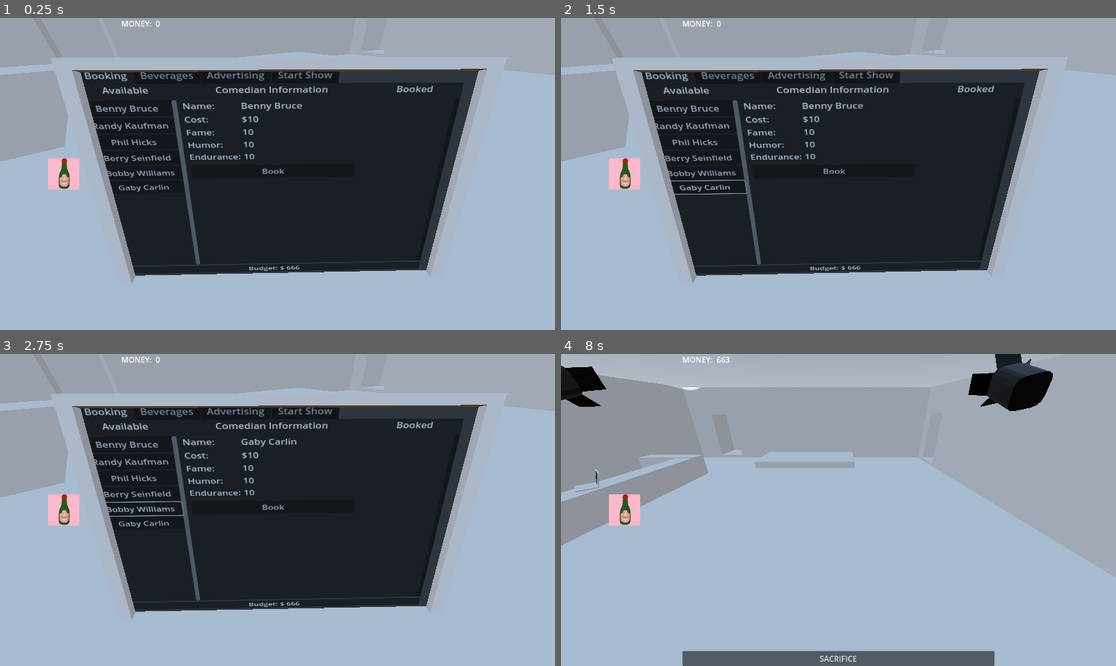
Above: before the commit, frames 1-4 (two rows, left to right).
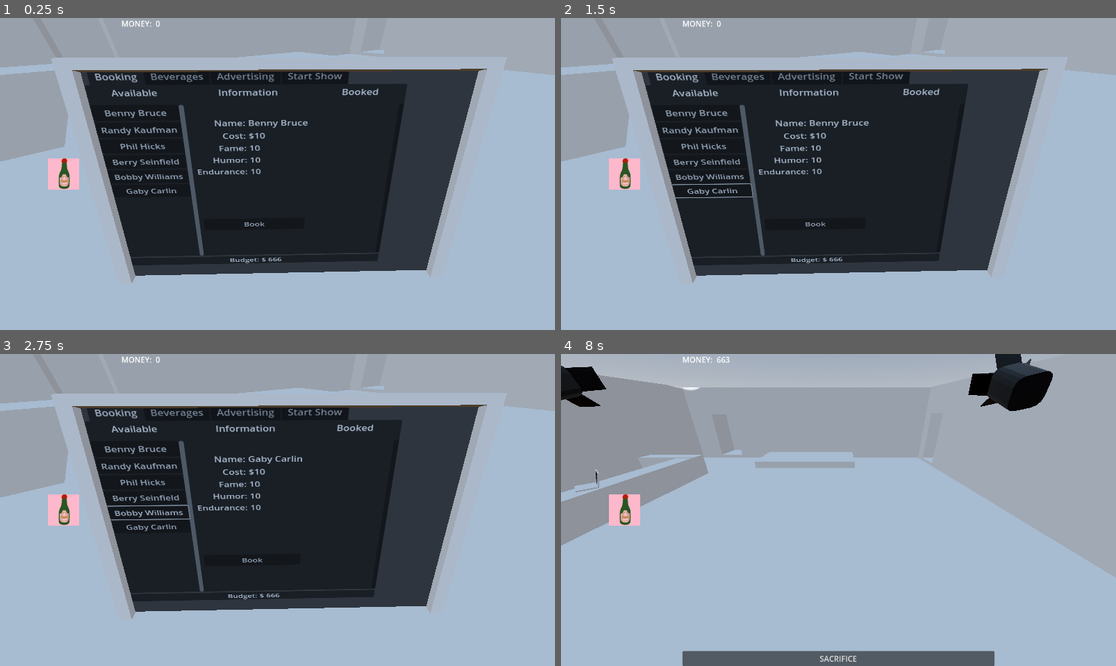
Above: after the commit, the same moments.

Repository: ChrisWhatever1980/ggj24-funny-business
Game: Godot game, scene res://scenes/building.tscn
Same seed, same stepped clock (60 frames per second), same inputs: the game is played once before the commit and once after it.
Inputs (mouse positions are in pixels of both pictures, inside the frame that each line leads up to):
- Up to frame 1 (0.25 s): no input
- Up to frame 2 (1.5 s): tap Enter at 0.5 s; drag from (622, 174) to (888, 177) at 0.52 s; drag from (727, 189) to (888, 177) at 1.27 s
- Up to frame 3 (2.75 s): move the mouse to (333, 441) at 2.02 s; hold Up (ui_up) from 2.03 s (still down); click (333, 441) at 2.1 s
- Up to frame 4 (8 s): release Up (ui_up) at 2.75 s; tap Space at 2.75, 5.75, 7.25 s; drag from (810, 572) to (622, 510) at 2.77 s; tap Enter at 3.5, 6.5 s; move the mouse to (1005, 556) at 3.52 s; hold Down (ui_down) 3.53-4.25 s; click (1005, 556) at 3.6 s; drag from (672, 463) to (755, 432) at 4.27 s; click "SACRIFICE" at 5 s; move the mouse to (866, 510) at 5.77 s; hold Down (ui_down) 5.78-6.5 s; click (866, 510) at 5.85 s; drag from (755, 432) to (727, 525) at 6.52 s; move the mouse to (960, 494) at 7.27 s; hold Up (ui_up) from 7.28 s (still down); click (960, 494) at 7.35 s

The runs differ from the first frame. In frame 1, 11% of the frame differs, in the area x 14-84%, y 17-82%; in frame 2, 11%; in frame 3, 11%; in frame 4, less than 0.1%.

Commit message:
minor tweak

Diff:
--- a/dev/scenes/laptop/laptop_ui.tscn
+++ b/dev/scenes/laptop/laptop_ui.tscn
@@ -1,34 +1,41 @@
-[gd_scene load_steps=5 format=3 uid="uid://bi62kfqbonnfa"]
+[gd_scene load_steps=7 format=3 uid="uid://bi62kfqbonnfa"]
 
 [ext_resource type="Script" path="res://scenes/laptop/laptop_ui.gd" id="1_tslm7"]
 [ext_resource type="PackedScene" uid="uid://cnbrgdpwqhxh8" path="res://scenes/laptop/comedian_button.tscn" id="3_j5rwd"]
 [ext_resource type="Script" path="res://scenes/laptop/booking_button.gd" id="3_xcsk7"]
 [ext_resource type="Script" path="res://scenes/laptop/start_show_button.gd" id="4_gnypp"]
+[ext_resource type="Script" path="res://scenes/laptop/BeverageShop.gd" id="4_utcwm"]
+[ext_resource type="Script" path="res://scenes/laptop/AdvertisingShop.gd" id="5_yaj07"]
 
 [node name="Laptop UI" type="Node2D" node_paths=PackedStringArray("available_buttons", "booked_buttons", "stats_container", "book_button", "start_button")]
-position = Vector2(-139, 7)
 script = ExtResource("1_tslm7")
 available_buttons = NodePath("Container/VBoxContainer/TabContainer/Booking/HBoxContainer/Comedians/ScrollContainer/Buttons")
 booked_buttons = NodePath("Container/VBoxContainer/TabContainer/Booking/HBoxContainer/Booked/ScrollContainer/Buttons")
-stats_container = NodePath("Container/VBoxContainer/TabContainer/Booking/HBoxContainer/Infos/HBoxContainer/Stats")
-book_button = NodePath("Container/VBoxContainer/TabContainer/Booking/HBoxContainer/Infos/Button")
+stats_container = NodePath("Container/VBoxContainer/TabContainer/Booking/HBoxContainer/Infos/VBoxContainer/HBoxContainer/Stats")
+book_button = NodePath("Container/VBoxContainer/TabContainer/Booking/HBoxContainer/Infos/VBoxContainer2/Button")
 start_button = NodePath("Container/VBoxContainer/TabContainer/Start Show/HBoxContainer/Start Button")
 
 [node name="Container" type="AspectRatioContainer" parent="."]
-offset_left = 134.0
-offset_top = 1.0
-offset_right = 734.0
-offset_bottom = 501.0
+anchors_preset = 15
+anchor_right = 1.0
+anchor_bottom = 1.0
+offset_left = 10.0
+offset_top = 10.0
+offset_right = 510.0
+offset_bottom = 480.0
+grow_horizontal = 2
+grow_vertical = 2
 size_flags_horizontal = 4
+alignment_horizontal = 0
+alignment_vertical = 0
 metadata/_edit_group_ = true
 
 [node name="VBoxContainer" type="VBoxContainer" parent="Container"]
-custom_minimum_size = Vector2(500, 500)
-layout_mode = 2
-alignment = 1
+custom_minimum_size = Vector2(300, 400)
+layout_mode = 2
 
 [node name="TabContainer" type="TabContainer" parent="Container/VBoxContainer"]
-custom_minimum_size = Vector2(600, 0)
+custom_minimum_size = Vector2(450, 0)
 layout_mode = 2
 size_flags_vertical = 3
 
@@ -40,13 +47,15 @@
 size_flags_vertical = 3
 
 [node name="Comedians" type="VBoxContainer" parent="Container/VBoxContainer/TabContainer/Booking/HBoxContainer"]
-custom_minimum_size = Vector2(150, 0)
+custom_minimum_size = Vector2(145, 0)
 layout_mode = 2
 
 [node name="Label" type="Label" parent="Container/VBoxContainer/TabContainer/Booking/HBoxContainer/Comedians"]
+custom_minimum_size = Vector2(0, 30)
 layout_mode = 2
 text = "Available"
 horizontal_alignment = 1
+vertical_alignment = 1
 
 [node name="VSplitContainer" type="VSplitContainer" parent="Container/VBoxContainer/TabContainer/Booking/HBoxContainer/Comedians"]
 layout_mode = 2
@@ -69,71 +78,90 @@
 size_flags_horizontal = 3
 
 [node name="Label" type="Label" parent="Container/VBoxContainer/TabContainer/Booking/HBoxContainer/Infos"]
+custom_minimum_size = Vector2(0, 30)
 layout_mode = 2
 size_flags_vertical = 1
-text = "Comedian Information"
-horizontal_alignment = 1
+text = "Information"
+horizontal_alignment = 1
+vertical_alignment = 1
 
 [node name="VSplitContainer" type="VSplitContainer" parent="Container/VBoxContainer/TabContainer/Booking/HBoxContainer/Infos"]
 layout_mode = 2
 
-[node name="HBoxContainer" type="HBoxContainer" parent="Container/VBoxContainer/TabContainer/Booking/HBoxContainer/Infos"]
-layout_mode = 2
-
-[node name="Labels" type="VBoxContainer" parent="Container/VBoxContainer/TabContainer/Booking/HBoxContainer/Infos/HBoxContainer"]
+[node name="VBoxContainer" type="VBoxContainer" parent="Container/VBoxContainer/TabContainer/Booking/HBoxContainer/Infos"]
+layout_mode = 2
+size_flags_vertical = 3
+
+[node name="HBoxContainer" type="HBoxContainer" parent="Container/VBoxContainer/TabContainer/Booking/HBoxContainer/Infos/VBoxContainer"]
+layout_mode = 2
+size_flags_vertical = 3
+
+[node name="Labels" type="VBoxContainer" parent="Container/VBoxContainer/TabContainer/Booking/HBoxContainer/Infos/VBoxContainer/HBoxContainer"]
 layout_mode = 2
 size_flags_horizontal = 0
-
-[node name="Name" type="Label" parent="Container/VBoxContainer/TabContainer/Booking/HBoxContainer/Infos/HBoxContainer/Labels"]
+alignment = 1
+
+[node name="Name" type="Label" parent="Container/VBoxContainer/TabContainer/Booking/HBoxContainer/Infos/VBoxContainer/HBoxContainer/Labels"]
 layout_mode = 2
 text = "Name:"
-
-[node name="Cost" type="Label" parent="Container/VBoxContainer/TabContainer/Booking/HBoxContainer/Infos/HBoxContainer/Labels"]
+horizontal_alignment = 2
+
+[node name="Cost" type="Label" parent="Container/VBoxContainer/TabContainer/Booking/HBoxContainer/Infos/VBoxContainer/HBoxContainer/Labels"]
 layout_mode = 2
 text = "Cost:
 "
-
-[node name="Fame" type="Label" parent="Container/VBoxContainer/TabContainer/Booking/HBoxContainer/Infos/HBoxContainer/Labels"]
+horizontal_alignment = 2
+
+[node name="Fame" type="Label" parent="Container/VBoxContainer/TabContainer/Booking/HBoxContainer/Infos/VBoxContainer/HBoxContainer/Labels"]
 layout_mode = 2
 text = "Fame:"
-
-[node name="Comedy" type="Label" parent="Container/VBoxContainer/TabContainer/Booking/HBoxContainer/Infos/HBoxContainer/Labels"]
+horizontal_alignment = 2
+
+[node name="Comedy" type="Label" parent="Container/VBoxContainer/TabContainer/Booking/HBoxContainer/Infos/VBoxContainer/HBoxContainer/Labels"]
 layout_mode = 2
 text = "Humor:"
-
-[node name="Endurance" type="Label" parent="Container/VBoxContainer/TabContainer/Booking/HBoxContainer/Infos/HBoxContainer/Labels"]
+horizontal_alignment = 2
+
+[node name="Endurance" type="Label" parent="Container/VBoxContainer/TabContainer/Booking/HBoxContainer/Infos/VBoxContainer/HBoxContainer/Labels"]
 layout_mode = 2
 text = "Endurance:"
-
-[node name="Stats" type="VBoxContainer" parent="Container/VBoxContainer/TabContainer/Booking/HBoxContainer/Infos/HBoxContainer"]
+horizontal_alignment = 2
+
+[node name="Stats" type="VBoxContainer" parent="Container/VBoxContainer/TabContainer/Booking/HBoxContainer/Infos/VBoxContainer/HBoxContainer"]
 layout_mode = 2
 size_flags_horizontal = 2
-
-[node name="Name" type="Label" parent="Container/VBoxContainer/TabContainer/Booking/HBoxContainer/Infos/HBoxContainer/Stats"]
+alignment = 1
+
+[node name="Name" type="Label" parent="Container/VBoxContainer/TabContainer/Booking/HBoxContainer/Infos/VBoxContainer/HBoxContainer/Stats"]
 layout_mode = 2
 text = "Comedian 1
 "
 
-[node name="Cost" type="Label" parent="Container/VBoxContainer/TabContainer/Booking/HBoxContainer/Infos/HBoxContainer/Stats"]
+[node name="Cost" type="Label" parent="Container/VBoxContainer/TabContainer/Booking/HBoxContainer/Infos/VBoxContainer/HBoxContainer/Stats"]
 layout_mode = 2
 text = "$ 10"
 
-[node name="Fame" type="Label" parent="Container/VBoxContainer/TabContainer/Booking/HBoxContainer/Infos/HBoxContainer/Stats"]
+[node name="Fame" type="Label" parent="Container/VBoxContainer/TabContainer/Booking/HBoxContainer/Infos/VBoxContainer/HBoxContainer/Stats"]
 layout_mode = 2
 text = "10"
 
-[node name="Comedy" type="Label" parent="Container/VBoxContainer/TabContainer/Booking/HBoxContainer/Infos/HBoxContainer/Stats"]
+[node name="Comedy" type="Label" parent="Container/VBoxContainer/TabContainer/Booking/HBoxContainer/Infos/VBoxContainer/HBoxContainer/Stats"]
 layout_mode = 2
 text = "10"
 
-[node name="Endurance" type="Label" parent="Container/VBoxContainer/TabContainer/Booking/HBoxContainer/Infos/HBoxContainer/Stats"]
+[node name="Endurance" type="Label" parent="Container/VBoxContainer/TabContainer/Booking/HBoxContainer/Infos/VBoxContainer/HBoxContainer/Stats"]
 layout_mode = 2
 text = "10"
 
 [node name="VSplitContainer2" type="VSplitContainer" parent="Container/VBoxContainer/TabContainer/Booking/HBoxContainer/Infos"]
 layout_mode = 2
 
-[node name="Button" parent="Container/VBoxContainer/TabContainer/Booking/HBoxContainer/Infos" instance=ExtResource("3_j5rwd")]
+[node name="VBoxContainer2" type="VBoxContainer" parent="Container/VBoxContainer/TabContainer/Booking/HBoxContainer/Infos"]
+layout_mode = 2
+size_flags_vertical = 3
+alignment = 1
+
+[node name="Button" parent="Container/VBoxContainer/TabContainer/Booking/HBoxContainer/Infos/VBoxContainer2" instance=ExtResource("3_j5rwd")]
 layout_mode = 2
 script = ExtResource("3_xcsk7")
 
@@ -141,13 +169,15 @@
 layout_mode = 2
 
 [node name="Booked" type="VBoxContainer" parent="Container/VBoxContainer/TabContainer/Booking/HBoxContainer"]
-custom_minimum_size = Vector2(150, 0)
+custom_minimum_size = Vector2(145, 0)
 layout_mode = 2
 
 [node name="Label" type="Label" parent="Container/VBoxContainer/TabContainer/Booking/HBoxContainer/Booked"]
+custom_minimum_size = Vector2(0, 30)
 layout_mode = 2
 text = "Booked"
 horizontal_alignment = 1
+vertical_alignment = 1
 
 [node name="VSplitContainer" type="VSplitContainer" parent="Container/VBoxContainer/TabContainer/Booking/HBoxContainer/Booked"]
 layout_mode = 2
@@ -162,19 +192,226 @@
 layout_mode = 2
 size_flags_horizontal = 3
 
-[node name="Beverages" type="VBoxContainer" parent="Container/VBoxContainer/TabContainer"]
+[node name="Beverages" type="VBoxContainer" parent="Container/VBoxContainer/TabContainer" node_paths=PackedStringArray("buyBeer", "sellBeer", "increaseBeerPrice", "decreaseBeerPrice", "beerStock", "beerBuy", "beerPrice")]
 visible = false
 layout_mode = 2
-
-[node name="HBoxContainer" type="HBoxContainer" parent="Container/VBoxContainer/TabContainer/Beverages"]
-layout_mode = 2
-
-[node name="Advertising" type="VBoxContainer" parent="Container/VBoxContainer/TabContainer"]
+script = ExtResource("4_utcwm")
+buyBeer = NodePath("Shop/Values/HBoxContainer/BuyButton")
+sellBeer = NodePath("Shop/Values/HBoxContainer/SellButton")
+increaseBeerPrice = NodePath("Prices/HBoxContainer2/HBoxContainer/IncreaseButton")
+decreaseBeerPrice = NodePath("Prices/HBoxContainer2/HBoxContainer/DecreaseButton")
+beerStock = NodePath("Shop/Values/Stock")
+beerBuy = NodePath("Shop/Values/HBoxContainer/BuyAmount")
+beerPrice = NodePath("Prices/HBoxContainer2/HBoxContainer/Price")
+
+[node name="Shop" type="VBoxContainer" parent="Container/VBoxContainer/TabContainer/Beverages"]
+layout_mode = 2
+
+[node name="Labels" type="HBoxContainer" parent="Container/VBoxContainer/TabContainer/Beverages/Shop"]
+layout_mode = 2
+
+[node name="Beverage" type="Label" parent="Container/VBoxContainer/TabContainer/Beverages/Shop/Labels"]
+layout_mode = 2
+size_flags_horizontal = 3
+text = "Beverage"
+
+[node name="Price" type="Label" parent="Container/VBoxContainer/TabContainer/Beverages/Shop/Labels"]
+layout_mode = 2
+size_flags_horizontal = 3
+text = "Price"
+
+[node name="Stock" type="Label" parent="Container/VBoxContainer/TabContainer/Beverages/Shop/Labels"]
+layout_mode = 2
+size_flags_horizontal = 3
+text = "Stock"
+
+[node name="Buy" type="Label" parent="Container/VBoxContainer/TabContainer/Beverages/Shop/Labels"]
+layout_mode = 2
+size_flags_horizontal = 3
+text = "Buy"
+horizontal_alignment = 1
+
+[node name="Values" type="HBoxContainer" parent="Container/VBoxContainer/TabContainer/Beverages/Shop"]
+layout_mode = 2
+
+[node name="Beverage" type="Label" parent="Container/VBoxContainer/TabContainer/Beverages/Shop/Values"]
+layout_mode = 2
+size_flags_horizontal = 3
+text = "Beer"
+
+[node name="Price" type="Label" parent="Container/VBoxContainer/TabContainer/Beverages/Shop/Values"]
+layout_mode = 2
+size_flags_horizontal = 3
+text = "$ 1"
+
+[node name="Stock" type="Label" parent="Container/VBoxContainer/TabContainer/Beverages/Shop/Values"]
+layout_mode = 2
+size_flags_horizontal = 3
+text = "21"
+
+[node name="HBoxContainer" type="HBoxContainer" parent="Container/VBoxContainer/TabContainer/Beverages/Shop/Values"]
+layout_mode = 2
+size_flags_horizontal = 3
+
+[node name="BuyButton" type="Button" parent="Container/VBoxContainer/TabContainer/Beverages/Shop/Values/HBoxContainer"]
+custom_minimum_size = Vector2(30, 0)
+layout_mode = 2
+text = "+"
+
+[node name="BuyAmount" type="Label" parent="Container/VBoxContainer/TabContainer/Beverages/Shop/Values/HBoxContainer"]
+layout_mode = 2
+size_flags_horizontal = 3
+text = "0"
+horizontal_alignment = 1
+
+[node name="SellButton" type="Button" parent="Container/VBoxContainer/TabContainer/Beverages/Shop/Values/HBoxContainer"]
+custom_minimum_size = Vector2(30, 0)
+layout_mode = 2
+text = "-"
+
+[node name="Spacer" type="Label" parent="Container/VBoxContainer/TabContainer/Beverages"]
+layout_mode = 2
+size_flags_horizontal = 3
+
+[node name="Prices" type="VBoxContainer" parent="Container/VBoxContainer/TabContainer/Beverages"]
+layout_mode = 2
+
+[node name="HBoxContainer" type="HBoxContainer" parent="Container/VBoxContainer/TabContainer/Beverages/Prices"]
+layout_mode = 2
+
+[node name="Spacer" type="Label" parent="Container/VBoxContainer/TabContainer/Beverages/Prices/HBoxContainer"]
+layout_mode = 2
+size_flags_horizontal = 3
+
+[node name="Spacer2" type="Label" parent="Container/VBoxContainer/TabContainer/Beverages/Prices/HBoxContainer"]
+layout_mode = 2
+size_flags_horizontal = 3
+
+[node name="Price" type="Label" parent="Container/VBoxContainer/TabContainer/Beverages/Prices/HBoxContainer"]
+layout_mode = 2
+size_flags_horizontal = 3
+text = "Sell Price"
+horizontal_alignment = 1
+
+[node name="HBoxContainer2" type="HBoxContainer" parent="Container/VBoxContainer/TabContainer/Beverages/Prices"]
+layout_mode = 2
+
+[node name="Spacer2" type="Label" parent="Container/VBoxContainer/TabContainer/Beverages/Prices/HBoxContainer2"]
+layout_mode = 2
+size_flags_horizontal = 3
+
+[node name="Beverage" type="Label" parent="Container/VBoxContainer/TabContainer/Beverages/Prices/HBoxContainer2"]
+layout_mode = 2
+size_flags_horizontal = 3
+text = "Beer"
+
+[node name="HBoxContainer" type="HBoxContainer" parent="Container/VBoxContainer/TabContainer/Beverages/Prices/HBoxContainer2"]
+layout_mode = 2
+size_flags_horizontal = 3
+
+[node name="IncreaseButton" type="Button" parent="Container/VBoxContainer/TabContainer/Beverages/Prices/HBoxContainer2/HBoxContainer"]
+custom_minimum_size = Vector2(30, 0)
+layout_mode = 2
+text = "+"
+
+[node name="Price" type="Label" parent="Container/VBoxContainer/TabContainer/Beverages/Prices/HBoxContainer2/HBoxContainer"]
+layout_mode = 2
+size_flags_horizontal = 3
+text = "$ 2"
+horizontal_alignment = 1
+
+[node name="DecreaseButton" type="Button" parent="Container/VBoxContainer/TabContainer/Beverages/Prices/HBoxContainer2/HBoxContainer"]
+custom_minimum_size = Vector2(30, 0)
+layout_mode = 2
+text = "-"
+
+[node name="Advertising" type="VBoxContainer" parent="Container/VBoxContainer/TabContainer" node_paths=PackedStringArray("container")]
 visible = false
 layout_mode = 2
+script = ExtResource("5_yaj07")
+container = NodePath("Shop")
 
 [node name="HBoxContainer" type="HBoxContainer" parent="Container/VBoxContainer/TabContainer/Advertising"]
 layout_mode = 2
+
+[node name="Shop" type="VBoxContainer" parent="Container/VBoxContainer/TabContainer/Advertising"]
+layout_mode = 2
+
+[node name="Labels" type="HBoxContainer" parent="Container/VBoxContainer/TabContainer/Advertising/Shop"]
+layout_mode = 2
+
+[node name="Medium" type="Label" parent="Container/VBoxContainer/TabContainer/Advertising/Shop/Labels"]
+layout_mode = 2
+size_flags_horizontal = 3
+text = "Medium"
+
+[node name="Reach" type="Label" parent="Container/VBoxContainer/TabContainer/Advertising/Shop/Labels"]
+layout_mode = 2
+size_flags_horizontal = 3
+text = "Reach"
+
+[node name="Efficency" type="Label" parent="Container/VBoxContainer/TabContainer/Advertising/Shop/Labels"]
+layout_mode = 2
+size_flags_horizontal = 3
+text = "Efficency"
+
+[node name="Price" type="Label" parent="Container/VBoxContainer/TabContainer/Advertising/Shop/Labels"]
+layout_mode = 2
+size_flags_horizontal = 3
+text = "Price"
+
+[node name="Buy" type="Label" parent="Container/VBoxContainer/TabContainer/Advertising/Shop/Labels"]
+layout_mode = 2
+size_flags_horizontal = 3
+text = "Buy"
+horizontal_alignment = 1
+
+[node name="Newspaper" type="HBoxContainer" parent="Container/VBoxContainer/TabContainer/Advertising/Shop"]
+layout_mode = 2
+
+[node name="Medium" type="Label" parent="Container/VBoxContainer/TabContainer/Advertising/Shop/Newspaper"]
+layout_mode = 2
+size_flags_horizontal = 3
+text = "Newspaper"
+
+[node name="Reach" type="Label" parent="Container/VBoxContainer/TabContainer/Advertising/Shop/Newspaper"]
+layout_mode = 2
+size_flags_horizontal = 3
+text = "10"
+
+[node name="Efficiency" type="Label" parent="Container/VBoxContainer/TabContainer/Advertising/Shop/Newspaper"]
+layout_mode = 2
+size_flags_horizontal = 3
+text = "2"
+
+[node name="Price" type="Label" parent="Container/VBoxContainer/TabContainer/Advertising/Shop/Newspaper"]
+layout_mode = 2
+size_flags_horizontal = 3
+text = "$1"
+
+[node name="Buy" type="HBoxContainer" parent="Container/VBoxContainer/TabContainer/Advertising/Shop/Newspaper"]
+layout_mode = 2
+size_flags_horizontal = 3
+
+[node name="BuyButton" type="Button" parent="Container/VBoxContainer/TabContainer/Advertising/Shop/Newspaper/Buy"]
+custom_minimum_size = Vector2(30, 0)
+layout_mode = 2
+text = "+"
+
+[node name="BuyAmount" type="Label" parent="Container/VBoxContainer/TabContainer/Advertising/Shop/Newspaper/Buy"]
+layout_mode = 2
+size_flags_horizontal = 3
+text = "0"
+horizontal_alignment = 1
+
+[node name="SellButton" type="Button" parent="Container/VBoxContainer/TabContainer/Advertising/Shop/Newspaper/Buy"]
+custom_minimum_size = Vector2(30, 0)
+layout_mode = 2
+text = "-"
+
+[node name="Spacer" type="Label" parent="Container/VBoxContainer/TabContainer/Advertising"]
+layout_mode = 2
+size_flags_horizontal = 3
 
 [node name="Start Show" type="VBoxContainer" parent="Container/VBoxContainer/TabContainer"]
 visible = false
